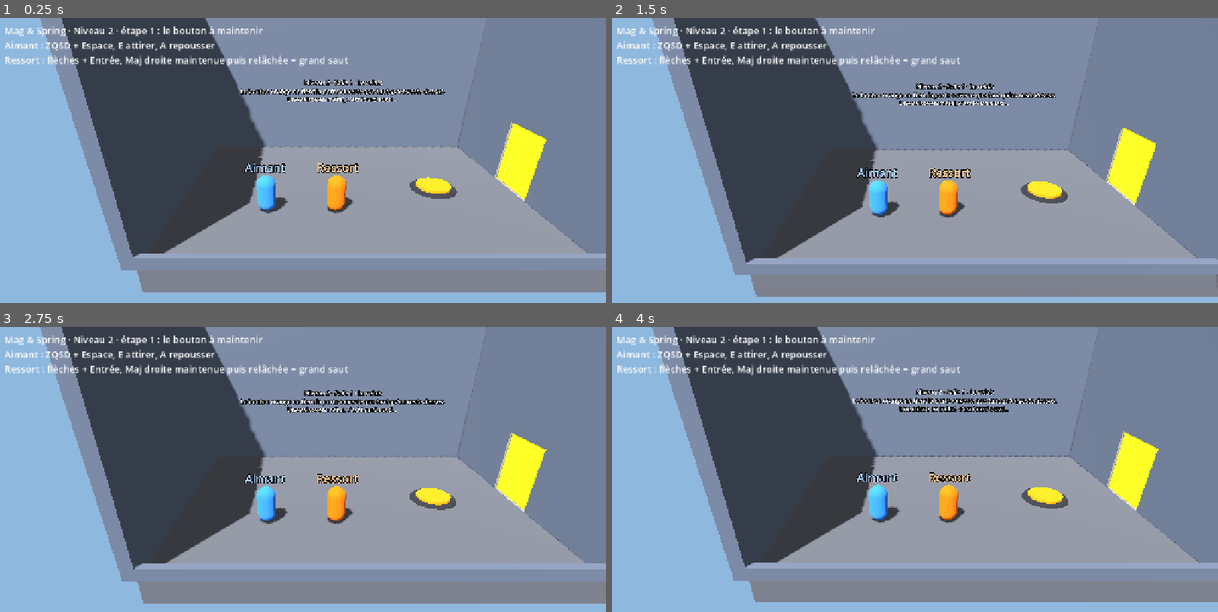
Above: before the commit, frames 1-4 (two rows, left to right).
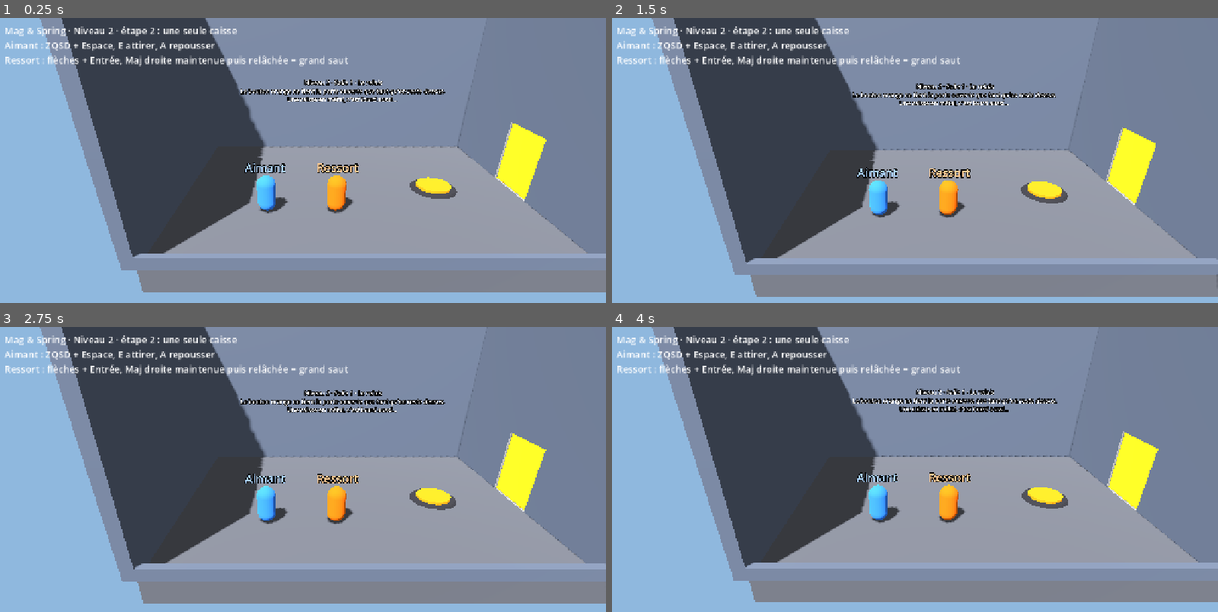
Above: after the commit, the same moments.

Repository: Aphyo/MagSpring
Game: Godot game, scene res://scenes/main.tscn
Two runs of this game, one before a commit and one after it. Both use one fixed random seed, a clock stepped at 60 frames per second and the inputs below.
Inputs:
- Up to frame 1 (0.25 s): no input
- Up to frame 2 (1.5 s): tap Enter at 0.5 s
- Up to frame 3 (2.75 s): no input
- Up to frame 4 (4 s): no input

The runs differ from the first frame. In frame 1, 0.2% of the frame differs, in the area x 24-44%, y 2-6%; in frame 2, 0.2%; in frame 3, 0.2%; in frame 4, 0.2%.

Commit message:
Niveau 2, étape 2 : salle « Une seule caisse » et arrivée
Un mur violet de 4,25 m coupe la salle : le Ressort le saute, l'Aimant passe par
une porte à bouton maintenu. L'arrivée est sur un bloc marron de 2,4 m, et il n'y
a qu'une caisse pour tenir la porte et servir de marche. Mur du fond à 10 m pour
qu'on ne le saute pas depuis le haut du mur violet.

Co-Authored-By: Claude Opus 5.5 <noreply@anthropic.com>
Claude-Session: https://claude.ai/code/session_01HXSnhPvu5eQkQv46XWRZmo

Diff:
--- a/scenes/levels/niveau_2.tscn
+++ b/scenes/levels/niveau_2.tscn
@@ -6,6 +6,9 @@
 [ext_resource type="Material" path="res://assets/materials/marche.tres" id="4_vert"]
 [ext_resource type="PackedScene" path="res://scenes/objects/heavy_button.tscn" id="5_bouton"]
 [ext_resource type="PackedScene" path="res://scenes/objects/door.tscn" id="6_porte"]
+[ext_resource type="Material" path="res://assets/materials/plateforme_haute.tres" id="7_violet"]
+[ext_resource type="Material" path="res://assets/materials/corniche.tres" id="8_corniche"]
+[ext_resource type="PackedScene" path="res://scenes/objects/arrivee.tscn" id="9_arrivee"]
 
 [sub_resource type="Environment" id="Environment_niveau2"]
 background_mode = 1
@@ -37,8 +40,8 @@
 material = ExtResource("1_sol")
 
 [node name="MurFond" type="CSGBox3D" parent="Decor"]
-transform = Transform3D(1, 0, 0, 0, 1, 0, 0, 0, 1, -8, 4, -6.25)
-size = Vector3(33, 8, 0.5)
+transform = Transform3D(1, 0, 0, 0, 1, 0, 0, 0, 1, -8, 5, -6.25)
+size = Vector3(33, 10, 0.5)
 material = ExtResource("2_mur")
 
 [node name="MurGauche" type="CSGBox3D" parent="Decor"]
@@ -71,6 +74,21 @@
 size = Vector3(0.5, 0.5, 12)
 material = ExtResource("4_vert")
 
+[node name="MurViolet" type="CSGBox3D" parent="Decor"]
+transform = Transform3D(1, 0, 0, 0, 1, 0, 0, 0, 1, 0, 2.125, 0)
+size = Vector3(0.5, 4.25, 12)
+material = ExtResource("7_violet")
+
+[node name="Passage2" type="CSGBox3D" parent="Decor"]
+transform = Transform3D(1, 0, 0, 0, 1, 0, 0, 0, 1, 0, 1.5, 0)
+operation = 2
+size = Vector3(1, 3, 2.6)
+
+[node name="Corniche" type="CSGBox3D" parent="Decor"]
+transform = Transform3D(1, 0, 0, 0, 1, 0, 0, 0, 1, 6, 1.2, -3.5)
+size = Vector3(4, 2.4, 5)
+material = ExtResource("8_corniche")
+
 [node name="VitreAvant" type="StaticBody3D" parent="."]
 
 [node name="Forme" type="CollisionShape3D" parent="VitreAvant"]
@@ -99,5 +117,33 @@
 [node name="CaisseRelais" parent="Salle1" instance=ExtResource("3_caisse")]
 transform = Transform3D(1, 0, 0, 0, 1, 0, 0, 0, 1, -6.5, 0.5, 0)
 
+
+[node name="Salle2" type="Node3D" parent="."]
+
+[node name="Panneau" type="Label3D" parent="Salle2"]
+transform = Transform3D(1, 0, 0, 0, 1, 0, 0, 0, 1, 0, 6.3, -5.95)
+pixel_size = 0.01
+text = "Salle 2 · Une seule caisse
+Le Ressort saute le mur violet, l'Aimant a besoin de la porte.
+Et pour monter sur le bloc marron ? Il n'y a qu'une caisse…"
+font_size = 36
+outline_size = 12
+
+[node name="BoutonMaintenu" parent="Salle2" instance=ExtResource("5_bouton")]
+transform = Transform3D(1, 0, 0, 0, 1, 0, 0, 0, 1, -2.5, 0, 3)
+maintenu = true
+
+[node name="Porte" parent="Salle2" instance=ExtResource("6_porte")]
+transform = Transform3D(0, 0, -1, 0, 1, 0, 1, 0, 0, 0, 0, 0)
+hauteur_ouverture = -3.0
+
+[node name="CaisseUnique" parent="Salle2" instance=ExtResource("3_caisse")]
+transform = Transform3D(1, 0, 0, 0, 1, 0, 0, 0, 1, -2.5, 0.5, -3)
+
+[node name="Arrivee" parent="Salle2" instance=ExtResource("9_arrivee")]
+transform = Transform3D(1, 0, 0, 0, 1, 0, 0, 0, 1, 6, 2.4, -3.5)
+
 [connection signal="active" from="Salle1/BoutonMaintenu" to="Salle1/Porte" method="ouvrir"]
 [connection signal="relache" from="Salle1/BoutonMaintenu" to="Salle1/Porte" method="fermer"]
+[connection signal="active" from="Salle2/BoutonMaintenu" to="Salle2/Porte" method="ouvrir"]
+[connection signal="relache" from="Salle2/BoutonMaintenu" to="Salle2/Porte" method="fermer"]
--- a/scenes/main.tscn
+++ b/scenes/main.tscn
@@ -56,6 +56,6 @@
 offset_right = 816.0
 offset_bottom = 100.0
 theme_override_font_sizes/font_size = 20
-text = "Mag & Spring · Niveau 2 · étape 1 : le bouton à maintenir
+text = "Mag & Spring · Niveau 2 · étape 2 : une seule caisse
 Aimant : ZQSD + Espace, E attirer, A repousser
 Ressort : flèches + Entrée, Maj droite maintenue puis relâchée = grand saut"
Not shown: 1 places in scenes/levels/niveau_2.tscn that only renumber resources
